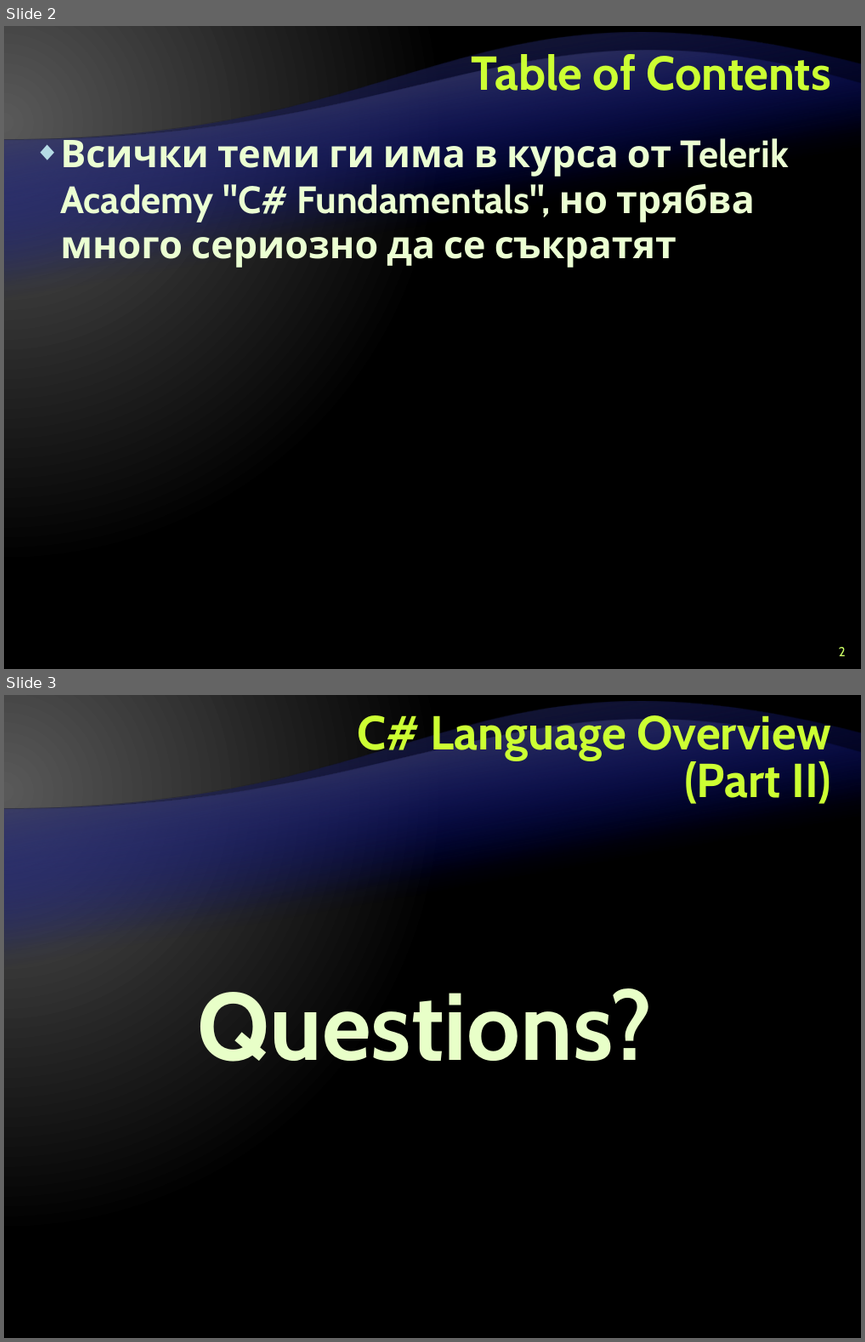
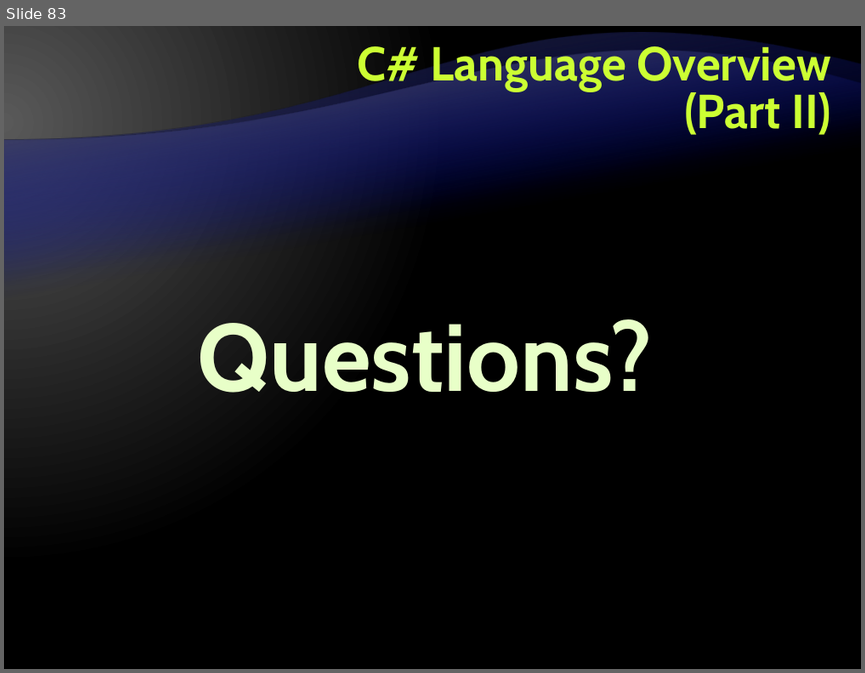
Before and after one commit to Graveheart/aspnetcourse, a slide deck: lectures/3. C# Language Overview - Part II.pptx. Shown one above the other, each under a label of ours: slides 2 and 3 before the commit, slide 83 after it. The pictures are 865x1342 and 865x673 pixels, drawn with LibreOffice and Linux fonts; fonts in the diff are those of the drawing; background and template pictures are left out. Boxes give left, top, right and bottom in pixels: in the first picture for what was removed or moved away, otherwise in the second. Text is boxed around its words. In the diff, an @@ line names an element or a change of style, - is before the commit and + after.

```diff
--- a/lectures/3. C# Language Overview - Part II.pptx
+++ b/lectures/3. C# Language Overview - Part II.pptx
@@ slide 2 removed at (4, 26, 861, 669), background gradient #595959 to #000000; not listed: 2 template elements that a slide beside it also shows @@
@@ title removed at (471, 50, 831, 91) @@
-Table of Contents
@@ text removed at (60, 133, 789, 267) @@
-◆ Всички теми ги има в курса от Telerik Academy "C# Fundamentals", но трябва много сериозно да се съкратят
@@ page number removed at (839, 646, 846, 656) @@
-2
@@ what was slide 3 is now slide 83 @@
```
Also in this commit, not shown: 1 slide changed, 81 slides added.
